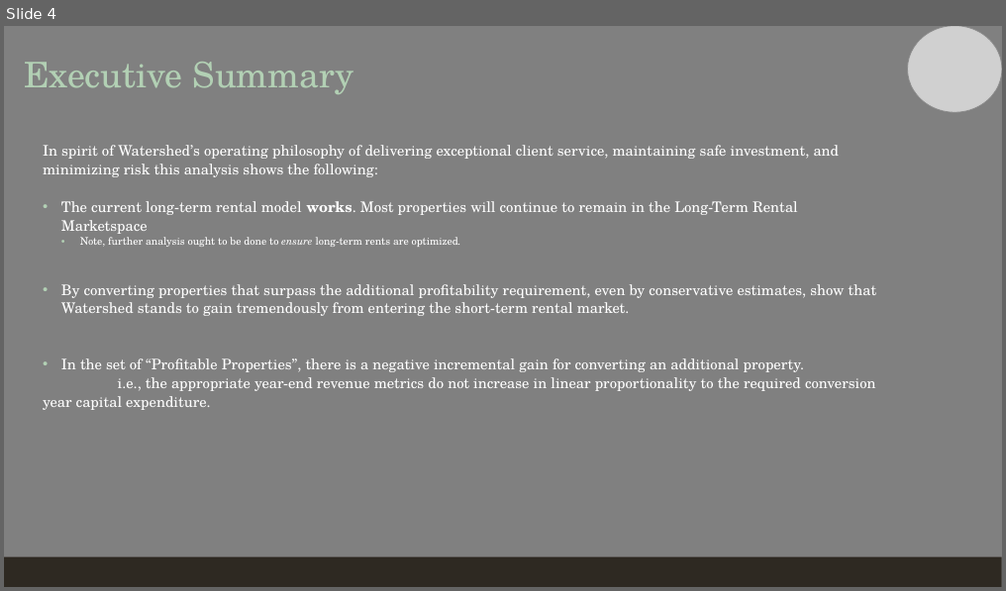
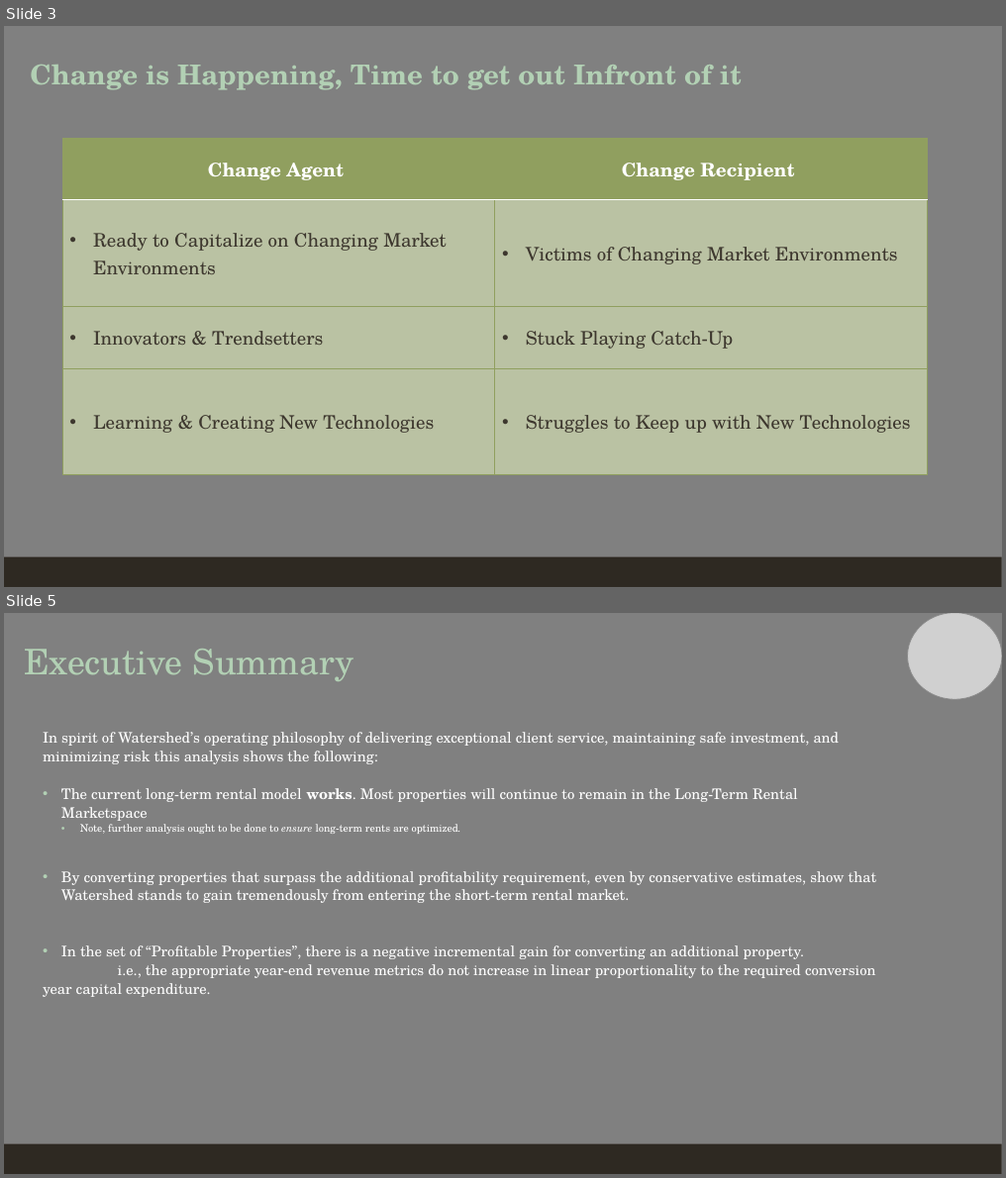
Before and after one commit to ShivaPrab/Capstone, a slide deck: Analysis and Reccomendation Presentation.pptx. Shown one above the other, each under a label of ours: slide 4 before the commit, slides 3 and 5 after it; the slides between them are not shown. The pictures are 1006x591 and 1006x1178 pixels, drawn with LibreOffice and Linux fonts; fonts in the diff are those of the drawing; grey boxes stand for pictures. Boxes give left, top, right and bottom in pixels: in the first picture for what was removed or moved away, otherwise in the second. Text is boxed around its words. In the diff, an @@ line names an element or a change of style, - is before the commit and + after.

```diff
--- a/Analysis and Reccomendation Presentation.pptx
+++ b/Analysis and Reccomendation Presentation.pptx
@@ slide 3 added at <box>4,26,1002,587</box>, background #808080; not listed: 1 template element that a slide beside it also shows @@
@@ text added at <box>30,65,742,90</box>, 26.4 pt, text #B2D0B4, bold @@
+Change is Happening, Time to get out Infront of it
@@ table added at <box>62,138,928,475</box>, 4 rows, 2 columns @@
+Change Agent | Change Recipient
+Ready to Capitalize on Changing Market Environments | Victims of Changing Market Environments
+Innovators & Trendsetters | Stuck Playing Catch-Up
+Learning & Creating New Technologies | Struggles to Keep up with New Technologies
@@ what was slide 4 is now slide 5 @@
```
Also in this commit, not shown: 6 slides changed, 2 other slides added, 2 slides removed.
